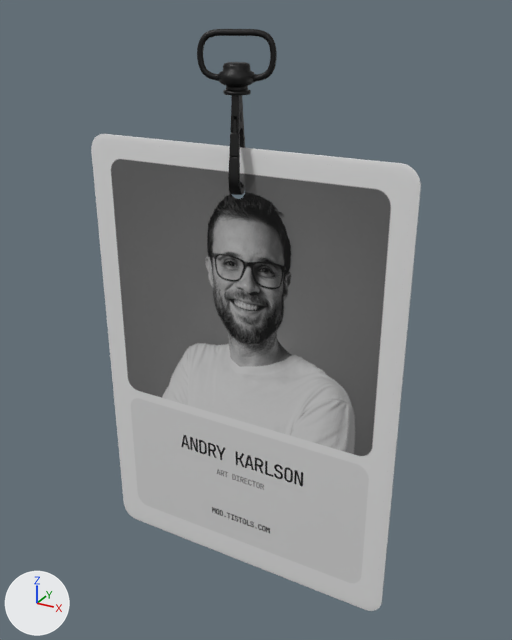
Before and after pictures for a commit that changed the glTF model badge.glb.
Before and after are seen from a 50 mm camera at (0.513, -1.615, 1.231) aimed at (-0.151, -0.408, 0.627). Arrows for +X, +Y and +Z are at lower left; the lights stay in place. The picture after the commit comes second. Where no turn or scale is listed for an object, it has been applied to the vertices.

Before the edit, the objects in view are built like this:
```python
me_mesh_0 = bpy.data.meshes.new('Mesh_0')
me_mesh_0.from_pydata(...)  # 684 vertices, 1368 faces; spans x -0.358..0.358, y -0.005..-0.001, z 0.023..1.023
me_mesh_0.materials.append(mat_base)  # picture img_бейдж
me_mesh_1 = bpy.data.meshes.new('Mesh_1')
me_mesh_1.from_pydata(...)  # 610 vertices, 1192 faces; spans x -0.069..0.0682, y -0.0321..0.0319, z 1.1183..1.2294
me_mesh_1.materials.append(mat_metal)  # dark grey #363636
me_mesh_2 = bpy.data.meshes.new('Mesh_2')
me_mesh_2.from_pydata(...)  # 1222 vertices, 2388 faces; spans x -0.025..0.024, y -0.046..0.045, z 0.932..1.118
me_mesh_2.materials.append(mat_metal)  # dark grey #363636
ob_card = bpy.data.objects.new('card', me_mesh_0)
ob_card.location = (-0.174, -0.437, -0.031)
ob_clamp = bpy.data.objects.new('clamp', me_mesh_2)
ob_clamp.location = (-0.174, -0.437, -0.031)
ob_clip = bpy.data.objects.new('clip', me_mesh_1)
ob_clip.location = (-0.174, -0.437, -0.031)
```
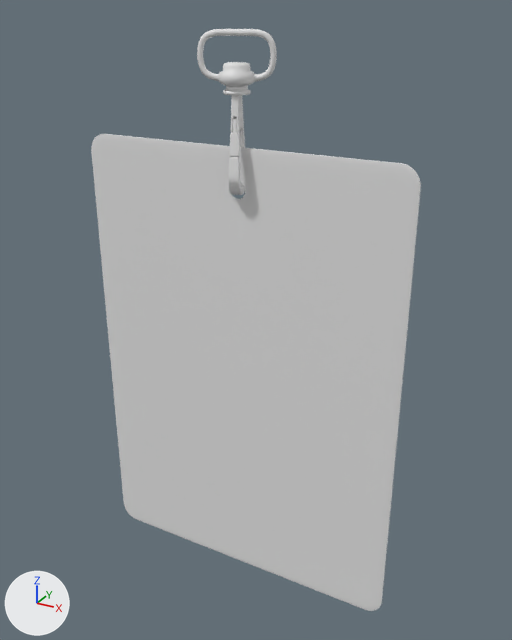
The newer file is also rescaled (x0.829), turned or shifted as a whole; pictures and numbers use the older file's frame.

Boxes (x1, y1, x2, y2) around the edits, measured in the pictures (512 x 640 px):
'card', recoloured (grey to white): (108, 146, 394, 584) in both
'clip', recoloured (dark grey to white): (197, 29, 277, 96) in both
'clamp', recoloured (dark grey to white): (228, 95, 245, 195) in both

The change, as a diff of the scene's bpy script:
```diff
--- a/badge.glb.py
+++ b/badge.glb.py
@@ me_mesh_0 @@
 me_mesh_0.from_pydata(...)  # 684 vertices, 1368 faces; spans x -0.358..0.358, y -0.005..-0.001, z 0.023..1.023
-me_mesh_0.materials.append(mat_base)  # picture img_бейдж
@@ me_mesh_2 @@
 me_mesh_2.from_pydata(...)  # 1222 vertices, 2388 faces; spans x -0.025..0.024, y -0.046..0.045, z 0.932..1.118
-me_mesh_2.materials.append(mat_metal)  # dark grey #363636
@@ me_mesh_1 @@
 me_mesh_1.from_pydata(...)  # 610 vertices, 1192 faces; spans x -0.069..0.0682, y -0.0321..0.0319, z 1.1183..1.2294
-me_mesh_1.materials.append(mat_metal)  # dark grey #363636
```
